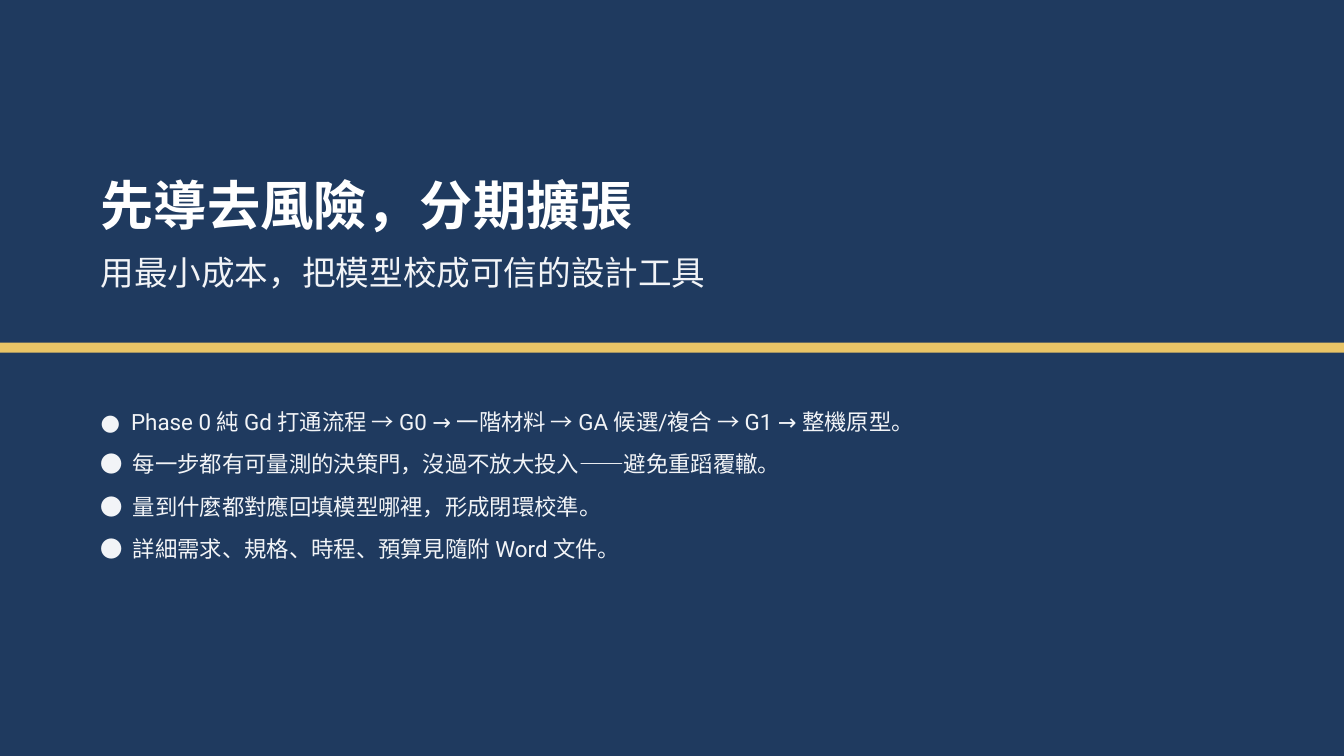
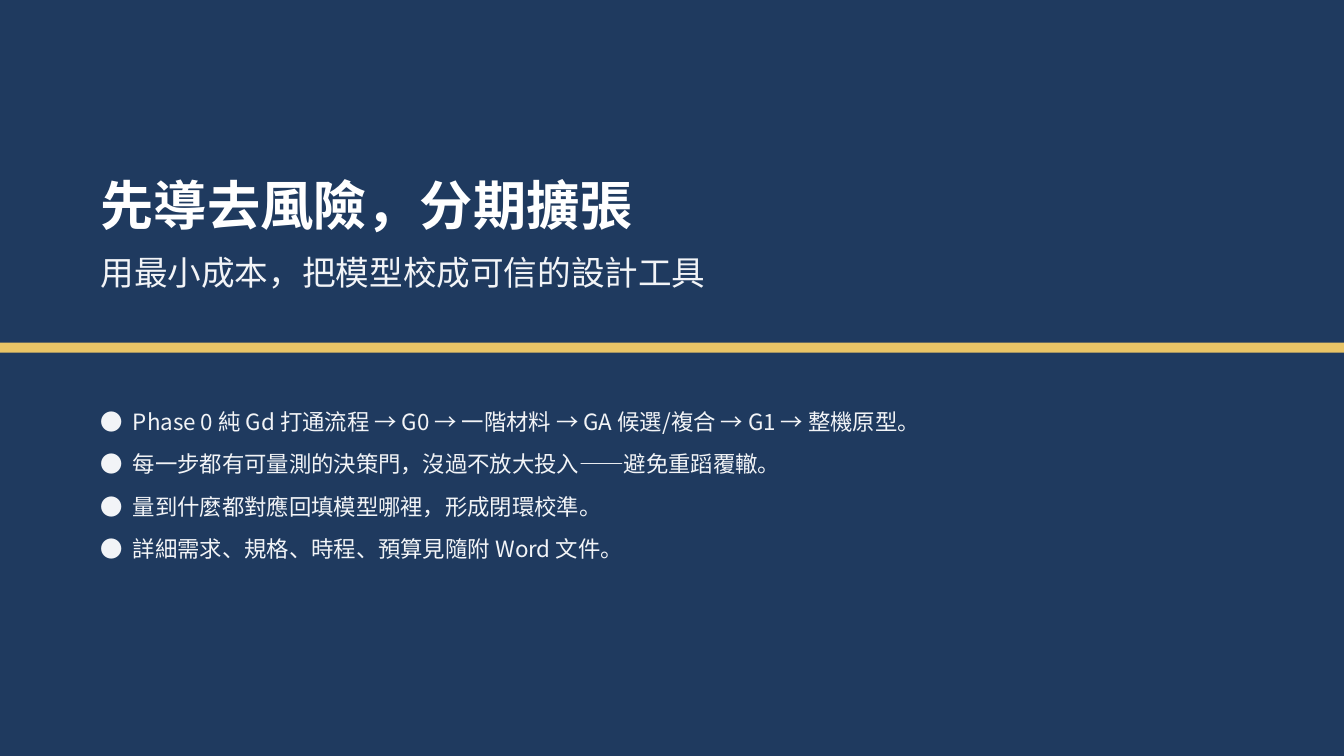
Before and after one commit to bally65/alloy_engine, a slide deck: slide 27 of docs/實驗驗證計畫_簡報.pptx. Drawn at 1344x756 pixels with LibreOffice and Linux fonts; fonts in the diff are those of the drawing. Boxes give left, top, right and bottom in pixels: in the first picture for what was removed or moved away, otherwise in the second. Text is boxed around its words. In the diff, an @@ line names an element or a change of style, - is before the commit and + after.

```diff
--- a/docs/實驗驗證計畫_簡報.pptx
+++ b/docs/實驗驗證計畫_簡報.pptx
@@ text "● Phase 0 純 Gd ..." at (133, 411, 920, 559): font Roboto to Noto Sans CJK SC @@
```
Also in this commit, not shown: 26 other slides changed, 20 other files.
